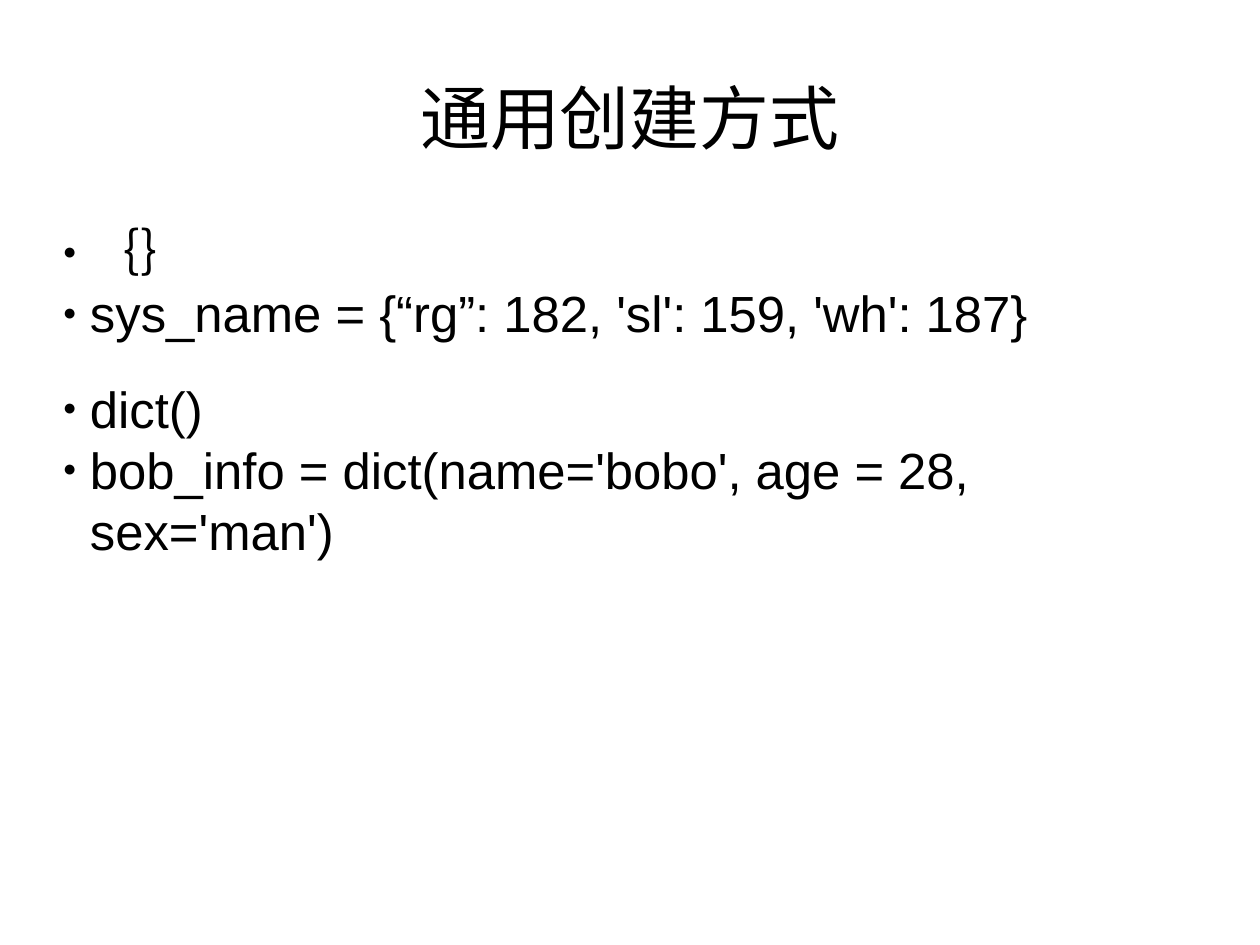
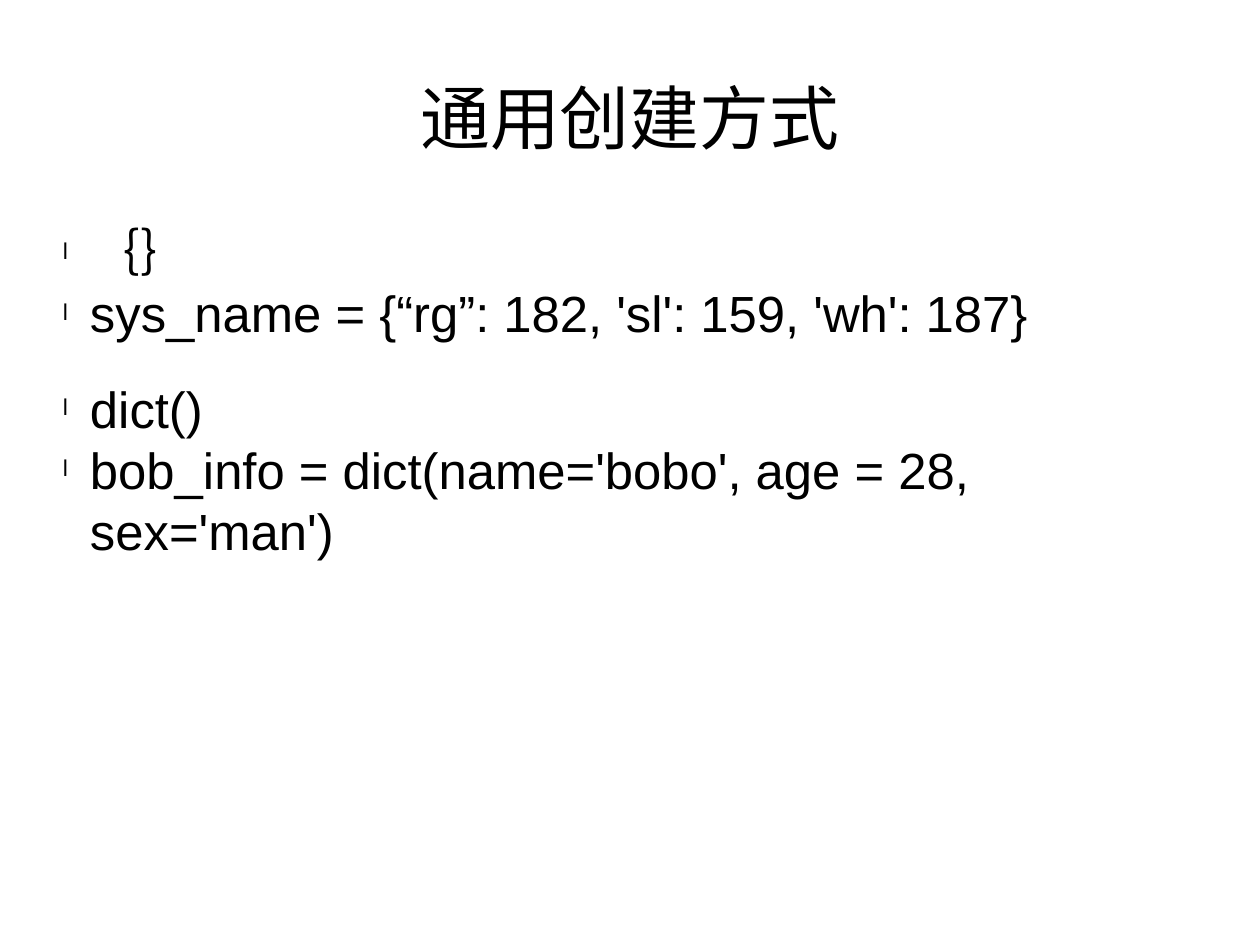
Before and after one commit to haolongzhangm/shell_my, a slide deck: slide 2 of unexeshell/tmp_use/python_l/1/p1.pptx. Drawn at 1260x945 pixels with LibreOffice and Linux fonts; fonts in the diff are those of the drawing. Boxes give left, top, right and bottom in pixels: in the first picture for what was removed or moved away, otherwise in the second. Text is boxed around its words. In the diff, an @@ line names an element or a change of style, - is before the commit and + after.

```diff
--- a/unexeshell/tmp_use/python_l/1/p1.pptx
+++ b/unexeshell/tmp_use/python_l/1/p1.pptx
@@ text "｛｝" at bbox=[90, 295, 1028, 560]: bullet ● to l @@
```
Also in this commit, not shown: 4 other slides changed, 8 slides added.
